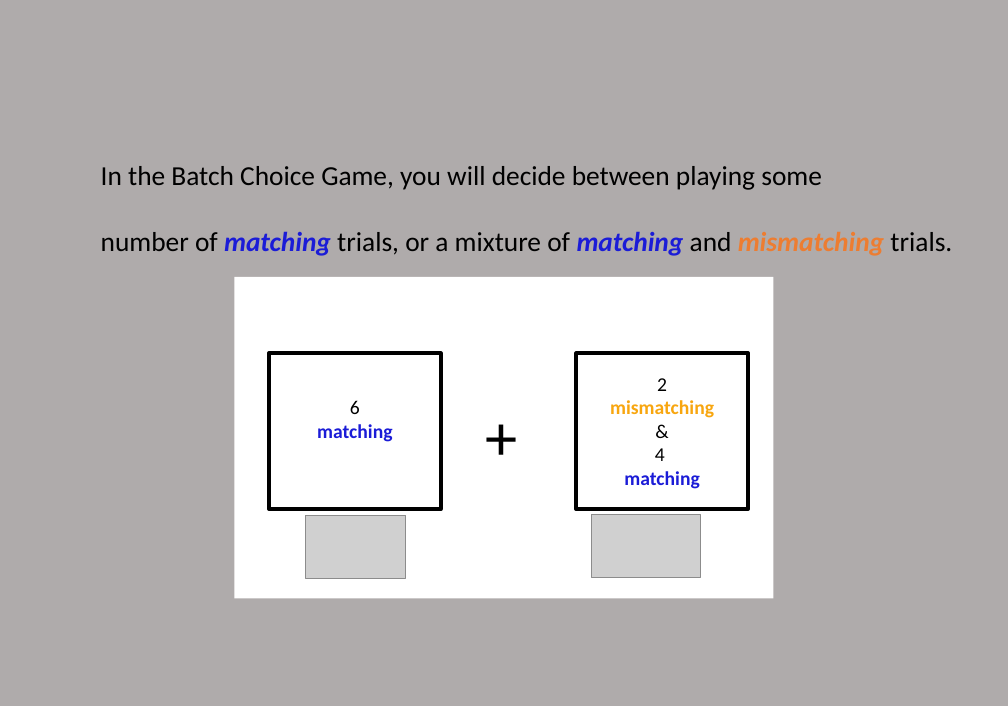
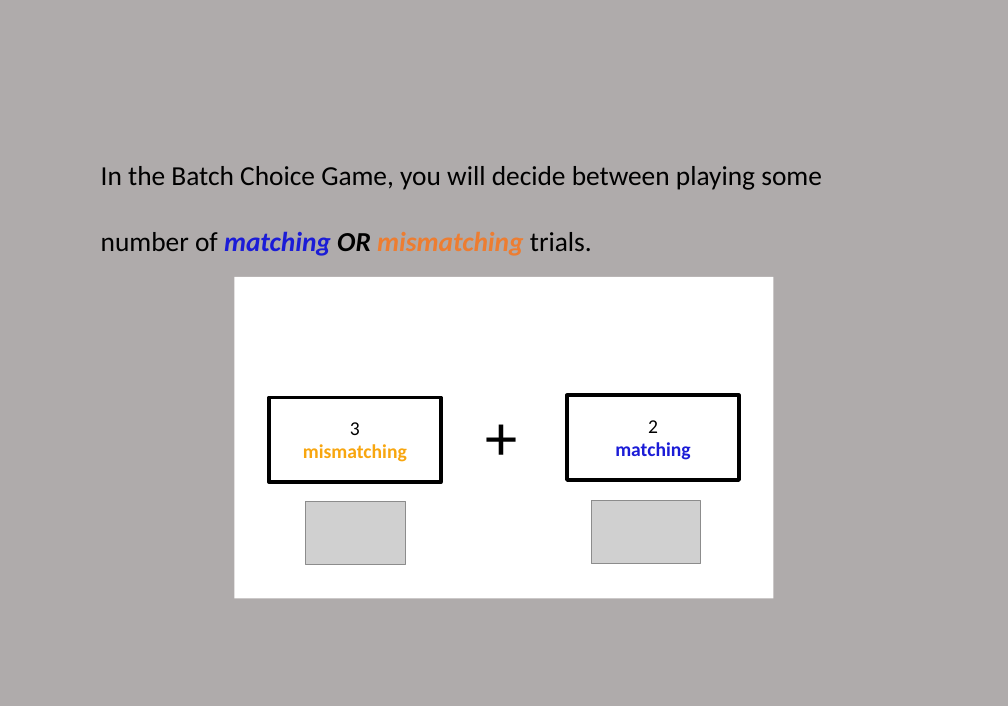
Before and after one commit to lizzytong2589/MSIT-demand-selection, a slide deck: slide 2 of nivturk-prolific/app/static/Instructions/instructions_DST/instructions_DST.pptx. Drawn at 1008x706 pixels with LibreOffice and Linux fonts; fonts in the diff are those of the drawing; grey boxes stand for pictures. Boxes give left, top, right and bottom in pixels: in the first picture for what was removed or moved away, otherwise in the second. Text is boxed around its words. In the diff, an @@ line names an element or a change of style, - is before the commit and + after.

```diff
--- a/nivturk-prolific/app/static/Instructions/instructions_DST/instructions_DST.pptx
+++ b/nivturk-prolific/app/static/Instructions/instructions_DST/instructions_DST.pptx
@@ text at <box>101,232,592,256</box>: text changed; bold on; italic on @@
-number of matching trials, or a mixture of matching and mismatching trials.
+number of matching OR mismatching trials.
@@ rectangle removed at <box>269,353,442,509</box> @@
-6
-matching
@@ rectangle added at <box>269,397,442,482</box>, outline #000000 2.5 pt, 14 pt, text #F8A60F, bold @@
+3
+mismatching
@@ rectangle "2": place and size @@
-rectangle "2" at <box>577,353,749,509</box>
+rectangle "2" at <box>568,395,740,480</box>
@@ text in rectangle at <box>610,400,714,461</box>: paragraphs removed @@
-mismatching
-&
-4
@@ picture: place and size @@
-picture at <box>305,515,406,578</box>
+picture at <box>305,501,406,563</box>
@@ picture: place and size @@
-picture at <box>591,514,700,577</box>
+picture at <box>591,501,700,563</box>
```
Also in this commit, not shown: 5 other slides changed, 2 slides added, 1 slide removed, 14 other files.
